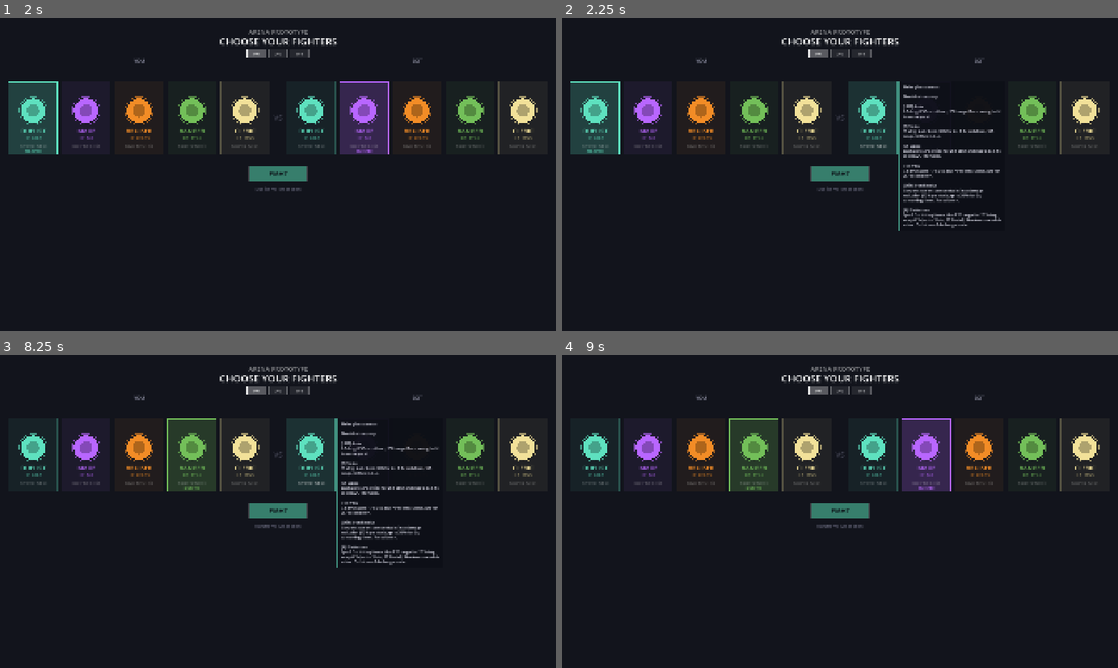
Above: before the commit, frames 1-4 (two rows, left to right).
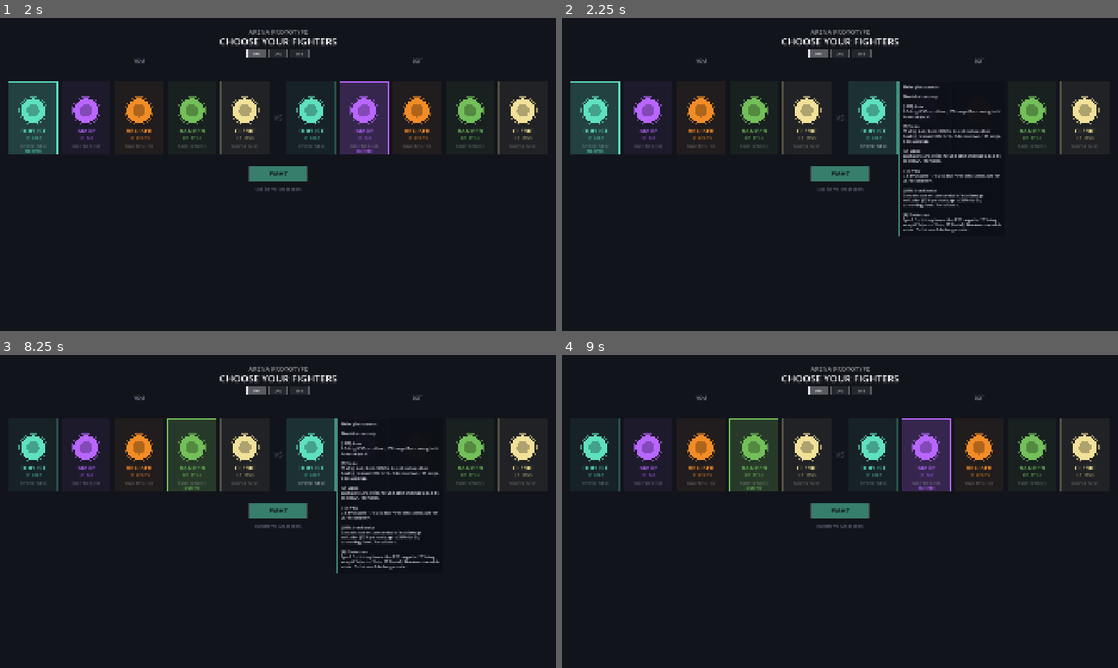
Above: after the commit, the same moments.

Repository: johnWard12/arena-game-godot
Game: Godot game, scene res://scenes/CharSelect.tscn
Two runs of this game, one before a commit and one after it. Both use one fixed random seed, a clock stepped at 60 frames per second and the inputs below.
Inputs (mouse positions are in pixels of both pictures, inside the frame that each line leads up to):
- Up to frame 1 (2 s): tap Enter at 0.5 s; move the mouse to (400, 158) at 0.52 s; hold D 0.53-1.25 s; tap Backspace at 0.6 s; click (400, 158) at 0.67 s; tap Space at 0.77, 1.25 s; drag from (166, 190) to (250, 237) at 1.27 s
- Up to frame 2 (2.25 s): tap Enter at 2 s; move the mouse to (895, 105) at 2.02 s; hold D from 2.03 s (still down); tap E at 2.1 s
- Up to frame 3 (8.25 s): tap Backspace at 2.3, 3.8, 5.3, 6.6 s; release D at 2.75 s; tap Space at 2.75, 3.77, 4.25, 6.77 s; drag from (250, 574) to (111, 464) at 2.77 s; tap Enter at 3.5 s; move the mouse to (444, 558) at 3.52 s; hold A 3.53-4.25 s; tap F at 3.6 s; drag from (111, 464) to (194, 433) at 4.27 s; move the mouse to (305, 511) at 5.02 s; hold S 5.03-5.75 s; tap R at 5.1 s; click (305, 511) at 5.17 s; drag from (194, 433) to (166, 527) at 5.77 s; move the mouse to (400, 495) at 6.52 s; hold W 6.53-7.25 s; drag from (166, 527) to (250, 574) at 7.27 s; move the mouse to (333, 442) at 8.02 s; hold S from 8.03 s (still down); tap E at 8.1 s
- Up to frame 4 (9 s): tap Backspace at 8.3 s; release S at 8.75 s; drag from (812, 574) to (673, 464) at 8.77 s

Frame 1 is identical in both runs. In frame 2, 1.7% of the frame differs, in the area x 60-79%, y 35-70%; in frame 3, 1.7%; in frame 4, nothing differs.

Commit message:
Add 0.135s ability commitment window + Duelist Strike healing reduction
Ability commitment window: using any non-auto ability (E/Q/F/Shift/R) now
briefly blocks the next action of any kind (including auto) for 0.135s,
via a new ability_commit_time_left timer gated inside can_start_ability().
Targets "ability spam feels too easy" — abilities were previously only
gated by their own individual cooldowns with zero cost to chaining
different ones back-to-back the instant each was ready. Auto-attack never
sets the timer itself (only "real" abilities do), so holding LMB stays
exactly as fluid as before — the beat only appears once you actually use
an ability. Two deliberate exceptions carried over from existing design:
Bruiser's Unbreakable and Cleric's Guardian's Bond are panic buttons that
must fire immediately even mid-lockout (same reason they already bypass
stun), but they still set the timer so there's still a beat afterward.

Implemented via commit_ability() calls at 25 non-auto ability entry/resolve
points across all 5 classes (5 abilities x 5 classes) — for cast-based
abilities the call sits where the ability resolves (casting already blocks
everything until then, so gating cast-start would be redundant), for
instant abilities it sits where they fire.

Duelist's Strike (A1) now also applies a Grievous-Wounds-style debuff on a
landed hit: 30% reduced healing received for 3s. New generic Entity status
effect (healing_reduction_time_left/pct, apply_healing_reduction(),
healing_reduction_mult()), stacking multiplicatively with the existing
anti-stall heal_dampen_mult() inside heal() — both now apply to every
healing source through that same choke point.

Validated (30 matches/pairing, 1v1 + team comps, 750+ matches total) — no
crashes or hangs. Win rates moved only modestly: Duelist 75.8% -> 79.6%
(consistent with Strike's new anti-heal pressure), others within noise
(Mage 27.1%->26.3%, Bruiser 91.3%->90.0%, Ranger 1.7%->2.1%, Cleric flat
at 0.0%). Team comp numbers moved more on this 30-match sample but not in
a consistent direction — not drawing conclusions from any single comp's
swing without a larger run.

Co-Authored-By: Claude Sonnet 5 <noreply@anthropic.com>

Diff:
--- a/godot_project/scripts/BruiserEntity.gd
+++ b/godot_project/scripts/BruiserEntity.gd
@@ -108,7 +108,7 @@
 		add_combo_stack()
 
 func try_a1(opp: Entity):
-	if not alive or cd_a1 > 0 or recovering != null or lunging or opp == null:
+	if not alive or cd_a1 > 0 or recovering != null or lunging or ability_commit_time_left > 0 or opp == null:
 		return
 	facing = get_aim_dir(opp)
 	start_swing(100.0, 0.22)
@@ -122,12 +122,13 @@
 		add_combo_stack()
 	cd_a1 = SHATTER_CD
 	recovering = {"type": "a1", "time_left": SHATTER_RECOVERY, "total": SHATTER_RECOVERY}
+	commit_ability()
 
 func resolve_a1(_opp: Entity):
 	pass
 
 func try_a2(_opp: Entity):
-	if not alive or cd_a2 > 0 or recovering != null or lunging:
+	if not alive or cd_a2 > 0 or recovering != null or lunging or ability_commit_time_left > 0:
 		return
 	tremor_fx_left = 0.4
 	FX.impact_burst(get_parent(), global_position, Color(0.85, 0.6, 0.3), 22, 220.0)
@@ -141,12 +142,13 @@
 		add_combo_stack()
 	cd_a2 = TREMOR_CD
 	recovering = {"type": "a2", "time_left": TREMOR_RECOVERY, "total": TREMOR_RECOVERY}
+	commit_ability()
 
 func resolve_a2(_opp: Entity):
 	pass
 
 func try_ult(opp: Entity):
-	if not alive or ult_charge < ULT_CHARGE_MAX or recovering != null or lunging or opp == null:
+	if not alive or ult_charge < ULT_CHARGE_MAX or recovering != null or lunging or ability_commit_time_left > 0 or opp == null:
 		return
 	ult_charge = 0.0
 	# Always lunge straight at the opponent's actual position — this is a
@@ -182,9 +184,12 @@
 				opp.knockup_time_left = SEISMIC_KNOCKUP
 	screen_shake.emit(14.0, 0.45)
 	recovering = {"type": "ult", "time_left": SEISMIC_RECOVERY, "total": SEISMIC_RECOVERY}
+	commit_ability()
 
 func try_shift(_opp: Entity):
-	# Usable even while stunned — that's the point
+	# Usable even while stunned — that's the point. Not gated on
+	# ability_commit_time_left either, for the same reason: this is a panic
+	# button that has to fire the instant it's pressed, not after a beat.
 	if not alive or cd_shift > 0 or unbreakable_time_left > 0:
 		return
 	stunned_time_left = 0.0
@@ -193,17 +198,19 @@
 	speed_override    = BRUISER_MAX_SPEED * UNBREAKABLE_MOVE_MULT
 	unbreakable_time_left = UNBREAKABLE_DUR
 	cd_shift = UNBREAKABLE_CD
+	commit_ability()
 
 func get_shift_active() -> bool:
 	return unbreakable_time_left > 0 or barrier_time_left > 0
 
 func try_a3(_opp: Entity):
-	if not alive or cd_a3 > 0:
+	if not alive or cd_a3 > 0 or ability_commit_time_left > 0:
 		return
 	warcry_time_left = WARCRY_DUR
 	# AoE debuff — weakens every enemy in range, not just the primary target.
 	for target in get_enemies_in_range(WARCRY_RADIUS):
 		target.apply_outgoing_dmg_debuff(WARCRY_DUR, WARCRY_ENEMY_DMG_MULT)
+	commit_ability()
 	FX.impact_burst(get_parent(), global_position, Color(0.9, 0.25, 0.1), 20, 220.0)
 	cd_a3 = WARCRY_CD
 
--- a/godot_project/scripts/CharSelect.gd
+++ b/godot_project/scripts/CharSelect.gd
@@ -50,7 +50,7 @@
 		"lines": ["Melee glass cannon.", "Blood-lust on parry.", "", "Auto       LMB", "Strike     E", "Lunge      Q", "Throw      F", "Iron Resolve Shift", "Bladestorm R"],
 		"ability_descs": [
 			"6.5 dmg. 0.55s cooldown, 150 range. Basic swing, hold to auto-repeat.",
-			"15 dmg stab. Slows 30% for 2s. 1.8s cooldown, 145 range, 0.09s wind-up.",
+			"15 dmg stab. Slows 30% for 2s and reduces their healing received 30% for 3s. 1.8s cooldown, 145 range, 0.09s wind-up.",
 			"Dash up to 270, strike for 25.5 dmg and stun 0.5s. 6.5s cooldown, 150 range.",
 			"7.5 dmg (up to 17.5 vs a low-HP target). Slows 30% for 2s. 4s cooldown.",
 			"Converts current combo stacks into damage reduction (10% per stack, up to 30%) for 2s, consuming them. 7s cooldown.",
--- a/godot_project/scripts/ClericEntity.gd
+++ b/godot_project/scripts/ClericEntity.gd
@@ -137,6 +137,7 @@
 		devotion_time_left = DEVOTION_DUR
 	cd_a1 = MENDING_CD
 	recovering = {"type": "a1", "time_left": MENDING_RECOVERY, "total": MENDING_RECOVERY}
+	commit_ability()
 
 func try_a2(_opp: Entity):
 	if not can_start_ability() or cd_a2 > 0:
@@ -147,6 +148,7 @@
 	FX.impact_burst(get_parent(), global_position, Color(0.95, 0.9, 0.55), 18, 180.0)
 	_spawn_zone_fx(consecrate_pos, CONSECRATE_RADIUS, CONSECRATE_DUR, Color(0.95, 0.85, 0.4))
 	cd_a2 = CONSECRATE_CD
+	commit_ability()
 
 func resolve_a2(_opp: Entity):
 	pass
@@ -167,6 +169,7 @@
 	FX.impact_burst(get_parent(), global_position + facing * (PURIFY_LENGTH * 0.5), Color(0.95, 0.92, 0.7), 16, 180.0)
 	_spawn_rect_fx(global_position, facing, PURIFY_LENGTH, PURIFY_WIDTH, 0.5, Color(0.95, 0.9, 0.55))
 	cd_a3 = PURIFY_CD
+	commit_ability()
 
 func resolve_a3(_opp: Entity):
 	pass
@@ -184,11 +187,15 @@
 		devotion_time_left = DEVOTION_DUR
 	FX.impact_burst(get_parent(), target.global_position, Color(0.95, 0.9, 0.6), 14, 150.0)
 	cd_shift = WARD_CD
+	commit_ability()
 
 func try_ult(_opp: Entity):
 	# No can_start_ability() gate on purpose — this needs to work even
 	# while stunned, since it's meant to be usable as an "I'm about to die"
-	# panic button, not just a proactive team-fight tool.
+	# panic button, not just a proactive team-fight tool. Also not gated on
+	# ability_commit_time_left for the same reason (matches Bruiser's
+	# Unbreakable) — it still SETS the timer below so there's a beat before
+	# the next action, it just never lets a prior one block IT from firing.
 	if not alive or ult_charge < ULT_CHARGE_MAX:
 		return
 	ult_charge = 0.0
@@ -206,6 +213,7 @@
 	_spawn_zone_fx(global_position, 90.0, 0.6, Color(1.0, 0.92, 0.55))
 	if partner != null:
 		_spawn_zone_fx(partner.global_position, 90.0, 0.6, Color(1.0, 0.92, 0.55))
+	commit_ability()
 
 func resolve_ult(_opp: Entity):
 	pass
--- a/godot_project/scripts/Entity.gd
+++ b/godot_project/scripts/Entity.gd
@@ -23,6 +23,8 @@
 const A1_RANGE = 145.0
 const A1_SLOW_DUR = 2.0
 const A1_SLOW_PCT = 0.30
+const A1_HEAL_REDUCE_DUR = 3.0
+const A1_HEAL_REDUCE_PCT = 0.30
 
 const A2_CAST = 0.14
 const A2_RECOVERY = 0.22
@@ -241,6 +243,23 @@
 # 0.9 = deals 10% less). Set on an entity by a debuff like Bruiser's Warcry.
 var outgoing_dmg_mult := 1.0
 var outgoing_dmg_debuff_time_left := 0.0
+
+# Grievous-Wounds-style debuff: while active, healing THIS entity receives
+# (from any source — routes through heal(), same as heal_dampen_mult())
+# is reduced by healing_reduction_pct. Set by Duelist's Strike.
+var healing_reduction_time_left := 0.0
+var healing_reduction_pct := 0.0
+
+# Universal micro-lockout after using any non-auto ability (E/Q/F/Shift/R),
+# briefly blocking the next action of any kind so abilities can't be
+# chained instantly back-to-back just because each is individually off
+# cooldown. Never set by auto-attack itself, so holding LMB stays fully
+# fluid — only using a "real" ability introduces the beat.
+var ability_commit_time_left := 0.0
+const ABILITY_COMMIT_DUR := 0.135
+
+func commit_ability():
+	ability_commit_time_left = ABILITY_COMMIT_DUR
 
 # Iron Resolve (Duelist Shift) active-buff timer
 var iron_resolve_time_left := 0.0
@@ -495,6 +514,8 @@
 	cd_a3 = max(0.0, cd_a3 - delta * atkspd_mult)
 	cd_shift = max(0.0, cd_shift - delta)
 	parry_cd_left = max(0.0, parry_cd_left - delta)
+	ability_commit_time_left = max(0.0, ability_commit_time_left - delta)
+	healing_reduction_time_left = max(0.0, healing_reduction_time_left - delta)
 	if outgoing_dmg_debuff_time_left > 0:
 		outgoing_dmg_debuff_time_left = max(0.0, outgoing_dmg_debuff_time_left - delta)
 		if outgoing_dmg_debuff_time_left <= 0:
@@ -754,7 +775,8 @@
 		trail.pop_front()
 
 func can_start_ability() -> bool:
-	return alive and casting == null and recovering == null and not dashing and not lunging and not parrying and stunned_time_left <= 0
+	return alive and casting == null and recovering == null and not dashing and not lunging and not parrying \
+		and stunned_time_left <= 0 and ability_commit_time_left <= 0
 
 func can_dash(dir: Vector2) -> bool:
 	return alive and casting == null and not dashing and not lunging and not parrying and stunned_time_left <= 0 \
@@ -868,6 +890,16 @@
 func apply_outgoing_dmg_debuff(duration: float, mult: float):
 	outgoing_dmg_debuff_time_left = max(outgoing_dmg_debuff_time_left, duration)
 	outgoing_dmg_mult = min(outgoing_dmg_mult, mult)
+
+# Grievous-Wounds-style debuff: reduces healing THIS entity RECEIVES for a
+# duration — e.g. Duelist's Strike. Stacks multiplicatively with
+# heal_dampen_mult() inside heal(), not blocked by cc_immune (not CC).
+func apply_healing_reduction(duration: float, pct: float):
+	healing_reduction_time_left = max(healing_reduction_time_left, duration)
+	healing_reduction_pct = max(healing_reduction_pct, pct)
+
+func healing_reduction_mult() -> float:
+	return (1.0 - healing_reduction_pct) if healing_reduction_time_left > 0 else 1.0
 
 func deal_damage(target: Entity, amount: float) -> bool:
 	if target == null or not target.alive:
@@ -930,11 +962,13 @@
 # should route through this instead of poking target.hp directly, for the
 # same reason attacks route through deal_damage() instead of poking
 # target.hp directly — it's also the single choke point the anti-stall
-# heal_dampen_mult() below needs to apply to every healing source.
+# heal_dampen_mult() and Grievous-Wounds-style healing_reduction_mult()
+# below need to apply to every healing source, and they stack
+# multiplicatively.
 func heal(target: Entity, amount: float) -> void:
 	if target == null or not is_instance_valid(target) or not target.alive:
 		return
-	target.hp = min(target.max_hp, target.hp + amount * target.heal_dampen_mult())
+	target.hp = min(target.max_hp, target.hp + amount * target.heal_dampen_mult() * target.healing_reduction_mult())
 	ult_active_time_left = ULT_ACTIVE_WINDOW
 
 # Anti-stall: once a match has run long, healing gradually loses
@@ -984,9 +1018,11 @@
 		var dmg = round(A1_DMG * combo_mult())
 		if deal_damage(target, dmg):
 			target.apply_slow(A1_SLOW_DUR, A1_SLOW_PCT)
+			target.apply_healing_reduction(A1_HEAL_REDUCE_DUR, A1_HEAL_REDUCE_PCT)
 			add_combo_stack()
 	cd_a1 = A1_CD
 	recovering = {"type": "a1", "time_left": A1_RECOVERY, "total": A1_RECOVERY}
+	commit_ability()
 
 func try_a2(opp: Entity):
 	if not can_start_ability() or cd_a2 > 0 or opp == null:
@@ -1016,6 +1052,7 @@
 			add_combo_stack()
 	var recovery_time = A2_RECOVERY if landed else A2_MISS_RECOVERY
 	recovering = {"type": "a2", "time_left": recovery_time, "total": recovery_time}
+	commit_ability()
 
 func try_ult(opp: Entity):
 	if not can_start_ability() or ult_charge < ULT_CHARGE_MAX or opp == null:
@@ -1023,6 +1060,7 @@
 	ult_charge = 0.0
 	bladestorm_time_left = BLADESTORM_DUR
 	bladestorm_hit_timer = 0.0
+	commit_ability()
 
 func resolve_ult(_opp: Entity):
 	pass
@@ -1038,6 +1076,7 @@
 	combo_time_left = 0.0
 	cd_shift = IRON_RESOLVE_CD
 	FX.impact_burst(get_parent(), global_position, Color(0.55, 0.75, 1.0), 14, 150.0)
+	commit_ability()
 
 func try_dash(dir: Vector2):
 	if not can_dash(dir):
@@ -1071,6 +1110,7 @@
 		Color(0.8, 0.85, 0.95), 10.0, SWORD_THROW_SLOW_DUR, SWORD_THROW_SLOW_PCT)
 	cd_a3 = SWORD_THROW_CD
 	recovering = {"type": "a3", "time_left": SWORD_THROW_RECOVERY, "total": SWORD_THROW_RECOVERY}
+	commit_ability()
 
 func _fire(dir: Vector2, speed: float, radius: float, dmg: float, tgt: Entity, col: Color, vis_r: float, slow: float = 0.0, slow_amount: float = 0.5, track: bool = false, pierce: bool = false, kind: String = "orb", is_heal: bool = false):
 	var proj = load("res://scripts/Projectile.gd").new()
--- a/godot_project/scripts/RangedEntity.gd
+++ b/godot_project/scripts/RangedEntity.gd
@@ -120,6 +120,7 @@
 	add_combo_stack()
 	cd_a1 = BOLT_CD
 	recovering = {"type": "a1", "time_left": BOLT_RECOVERY, "total": BOLT_RECOVERY}
+	commit_ability()
 
 func try_a2(opp: Entity):
 	if not can_start_ability() or cd_a2 > 0 or opp == null:
@@ -145,6 +146,7 @@
 	register_ability_result(landed)
 	cd_a2 = NOVA_CD
 	recovering = {"type": "a2", "time_left": NOVA_RECOVERY, "total": NOVA_RECOVERY}
+	commit_ability()
 
 func try_ult(opp: Entity):
 	if not can_start_ability() or ult_charge < ULT_CHARGE_MAX or opp == null:
@@ -179,6 +181,7 @@
 		deal_damage(other, VOIDCOLLAPSE_DMG_MIN * 0.6)
 	screen_shake.emit(10.0, 0.35)
 	recovering = {"type": "ult", "time_left": VOIDCOLLAPSE_RECOVERY, "total": VOIDCOLLAPSE_RECOVERY}
+	commit_ability()
 
 func try_shift(_opp: Entity):
 	if not can_start_ability() or cd_shift > 0:
@@ -186,6 +189,7 @@
 	barrier_hp_left   = BARRIER_HP
 	barrier_time_left = BARRIER_DUR
 	cd_shift = BARRIER_CD
+	commit_ability()
 
 func get_shift_active() -> bool:
 	return barrier_time_left > 0
@@ -202,6 +206,7 @@
 	FX.impact_burst(get_parent(), global_position + facing * (RADIUS + 20), Color(0.6, 0.3, 1.0), 10, 160.0)
 	cd_a3 = ARCANE_FAN_CD
 	recovering = {"type": "a3", "time_left": ARCANE_FAN_RECOVERY, "total": ARCANE_FAN_RECOVERY}
+	commit_ability()
 
 func resolve_a3(_opp: Entity):
 	pass
--- a/godot_project/scripts/RangerEntity.gd
+++ b/godot_project/scripts/RangerEntity.gd
@@ -133,6 +133,7 @@
 		PIERCE_SLOW_DUR, PIERCE_SLOW_PCT, false, true, "arrow")
 	cd_a1 = PIERCE_CD
 	recovering = {"type": "a1", "time_left": PIERCE_RECOVERY, "total": PIERCE_RECOVERY}
+	commit_ability()
 
 func try_a2(opp: Entity):
 	if not can_start_ability() or cd_a2 > 0 or opp == null:
@@ -141,6 +142,7 @@
 	var pos = global_position + facing * SNARE_PLACE_DIST
 	_place_trap(pos, SNARE_RADIUS, SNARE_ARM_DELAY, SNARE_LIFETIME, SNARE_ROOT_DUR, Color(0.4, 0.9, 0.3))
 	cd_a2 = SNARE_CD
+	commit_ability()
 
 func resolve_a2(_opp: Entity):
 	pass
@@ -162,6 +164,7 @@
 	lunge_reach = 0.0
 	lunge_opponent = null
 	cd_a3 = DISENGAGE_CD
+	commit_ability()
 
 # The recoil already did its job via try_a3's forced lunge; the ranged
 # damage already landed via the projectile fired there too, so arriving
@@ -177,6 +180,7 @@
 		return
 	invisible_time_left = CAMO_DUR
 	cd_shift = CAMO_CD
+	commit_ability()
 
 func get_shift_active() -> bool:
 	return invisible_time_left > 0 or barrier_time_left > 0
@@ -194,6 +198,7 @@
 	rain_fx_left = RAIN_DUR + 0.3
 	_spawn_zone_fx(rain_pos, RAIN_RADIUS, RAIN_DUR, Color(0.5, 0.9, 0.3), "pulse", "fall")
 	recovering = {"type": "ult", "time_left": RAIN_RECOVERY, "total": RAIN_RECOVERY}
+	commit_ability()
 
 # ---- Drawing ----
 # Rain's zone telegraph is NOT drawn here in 3D-view mode — it used to be,
